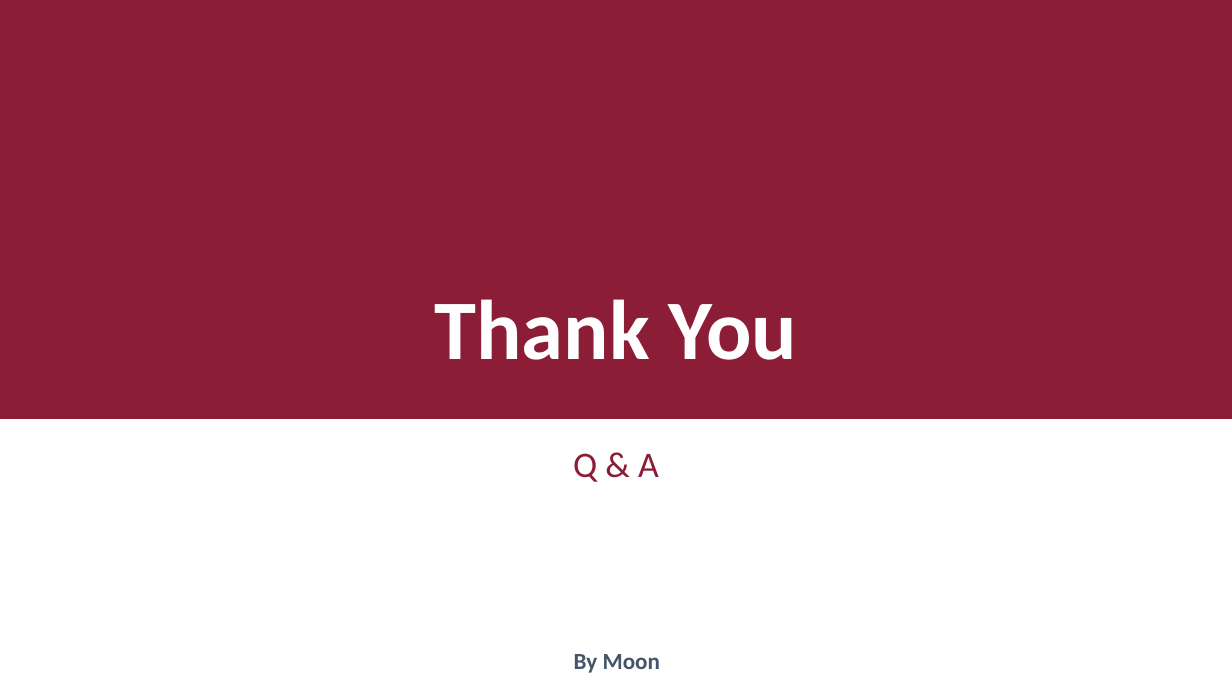
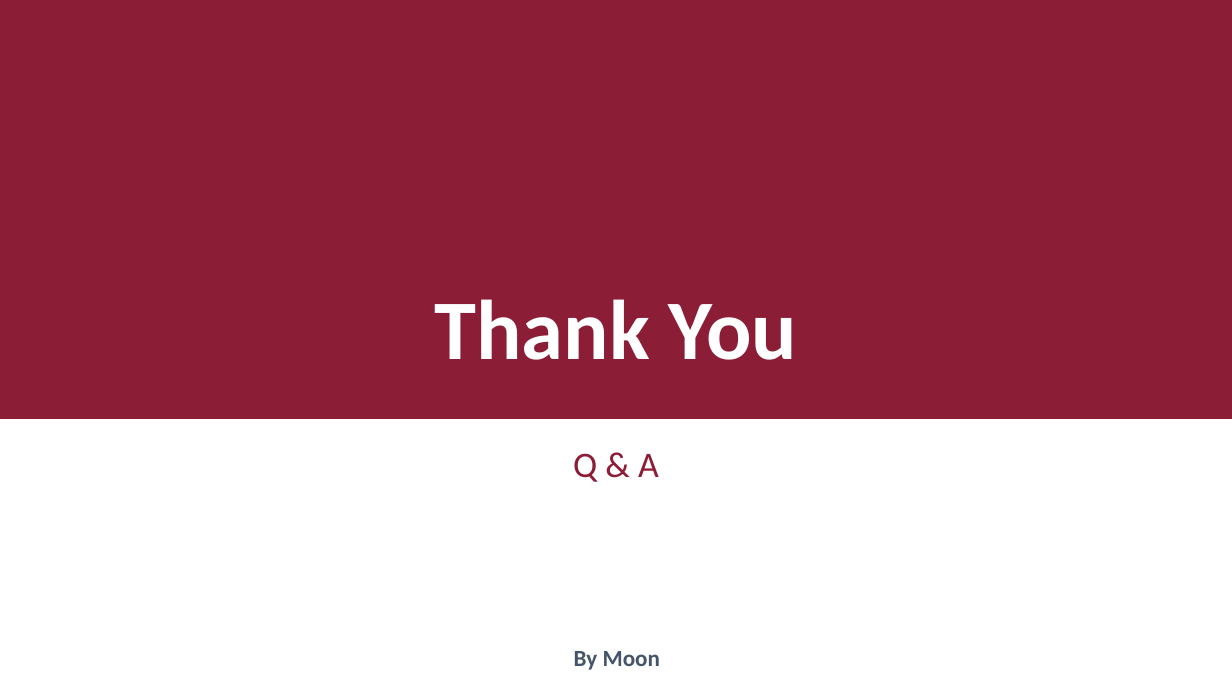
Before and after one commit to xiauchen/7__2020_3_10_PTT, a slide deck: slide 44 of Config.pptx (slide 43 before the commit). Drawn at 1232x693 pixels with LibreOffice and Linux fonts; fonts in the diff are those of the drawing; background and template pictures are left out. Boxes give left, top, right and bottom in pixels: in the first picture for what was removed or moved away, otherwise in the second. Text is boxed around its words. In the diff, an @@ line names an element or a change of style, - is before the commit and + after.

```diff
--- a/Config.pptx
+++ b/Config.pptx
@@ text "By Moon" at [574, 651, 660, 670]: line spacing 1 to 0.9 @@
```
Also in this commit, not shown: 10 other slides changed, 2 slides added, 1 slide removed, 3 other files.
